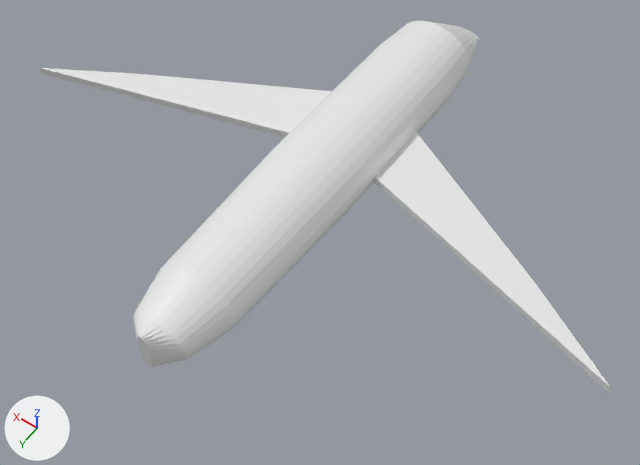
Renders of the Blender file working/subahu/Jet/Jet.blend from each side of a commit.
One viewpoint serves both versions: a 50 mm camera at (-6.87, 11.93, 14.6) aimed at (-0.72, 3.32, 1.07). The axes (+X, +Y, +Z) are drawn at lower left. The lights are the same throughout.
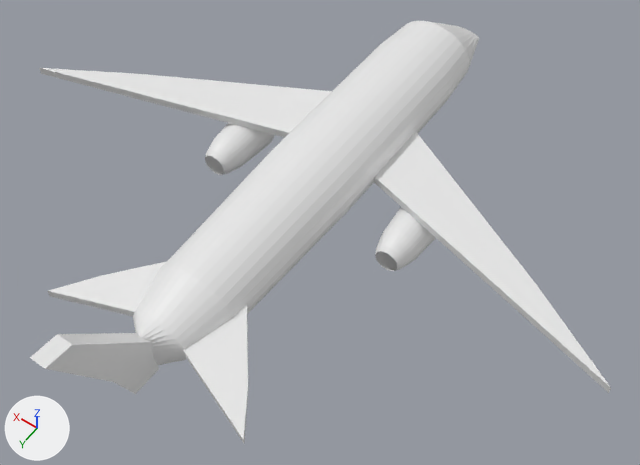
Commit message: jet base-need refinement

Pixel boxes [x1, y1, x2, y2] of what changed, in the pictures (640 x 465 px):
'Cube.002', added: after [30, 333, 159, 394]
'Cube.004', added: after [183, 304, 249, 443]
'Cube.003', added: after [48, 261, 167, 316]
'Circle.002', added: after [375, 207, 435, 271]
'Circle.001', added: after [205, 123, 275, 175]

The change, as a diff of the scene's bpy script:
```diff
--- a/working/subahu/Jet/Jet.blend.py
+++ b/working/subahu/Jet/Jet.blend.py
@@ me_cube_003 @@
+me_cube_003.from_pydata(...)  # 12 vertices, 10 faces; spans x -1.0..1.0, y -1.0..3.0, z -3.28..3.43
@@ me_circle_001 @@
+me_circle_001.from_pydata(...)  # 160 vertices, 128 faces; spans x -1.0..1.0, y -1.0..1.0, z -2.9..0.43
@@ ob_cube_002 @@
+ob_cube_002 = bpy.data.objects.new('Cube.002', me_cube_003)
+ob_cube_002.location = (0.08, 7.73, 2.11)
+ob_cube_002.scale = (0.155, 0.461, 0.399)
@@ ob_circle_001 @@
+ob_circle_001 = bpy.data.objects.new('Circle.001', me_circle_001)
+ob_circle_001.location = (2.3, 1.52, 0.71)
+ob_circle_001.rotation_euler = (1.571, 0.0, 0.0)  # degrees (90, 0, 0)
+ob_circle_001.scale = (0.484, 0.484, 0.484)
@@ ob_circle_002 @@
+ob_circle_002 = bpy.data.objects.new('Circle.002', me_circle_001.copy())
+ob_circle_002.location = (-2.01, 1.52, 0.71)
+ob_circle_002.rotation_euler = (1.571, 0.0, 0.0)  # degrees (90, 0, 0)
+ob_circle_002.scale = (0.484, 0.484, 0.484)
@@ ob_cube_003 @@
+ob_cube_003 = bpy.data.objects.new('Cube.003', me_cube_001.copy())  # the mesh of ob_cube
+ob_cube_003.location = (1.56, 6.07, 1.37)
+ob_cube_003.rotation_euler = (0.0, 3.142, 0.236)  # degrees (0, 180, 14)
+ob_cube_003.scale = (0.893, 0.689, 0.0868)
@@ ob_cube_004 @@
+ob_cube_004 = bpy.data.objects.new('Cube.004', me_cube_001.copy())  # the mesh of ob_cube
+ob_cube_004.location = (-1.61, 6.27, 1.37)
+ob_cube_004.rotation_euler = (0.0, 0.0, -0.236)  # degrees (0, 0, -14)
+ob_cube_004.scale = (0.893, 0.689, 0.0868)
```
